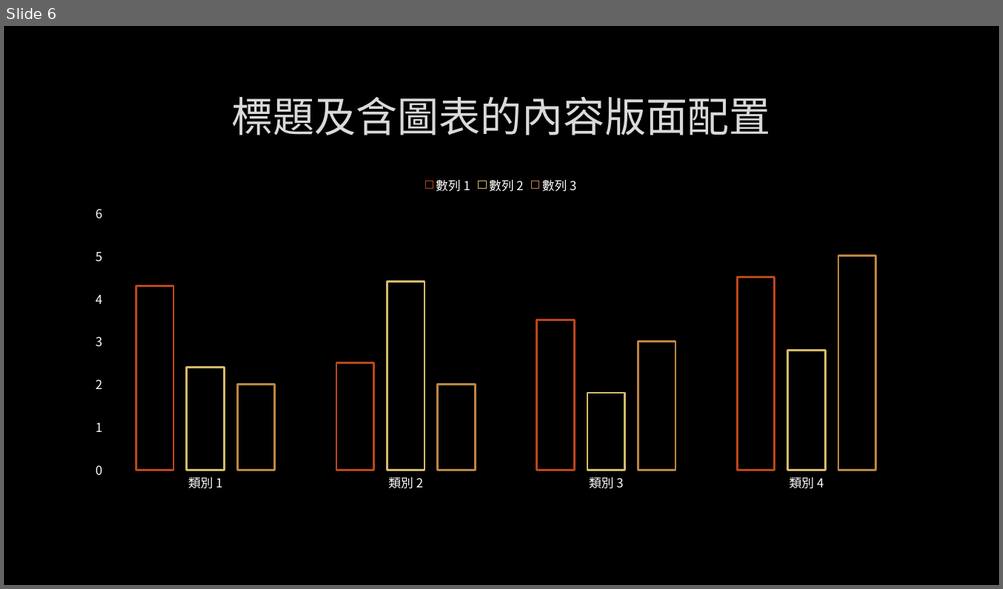
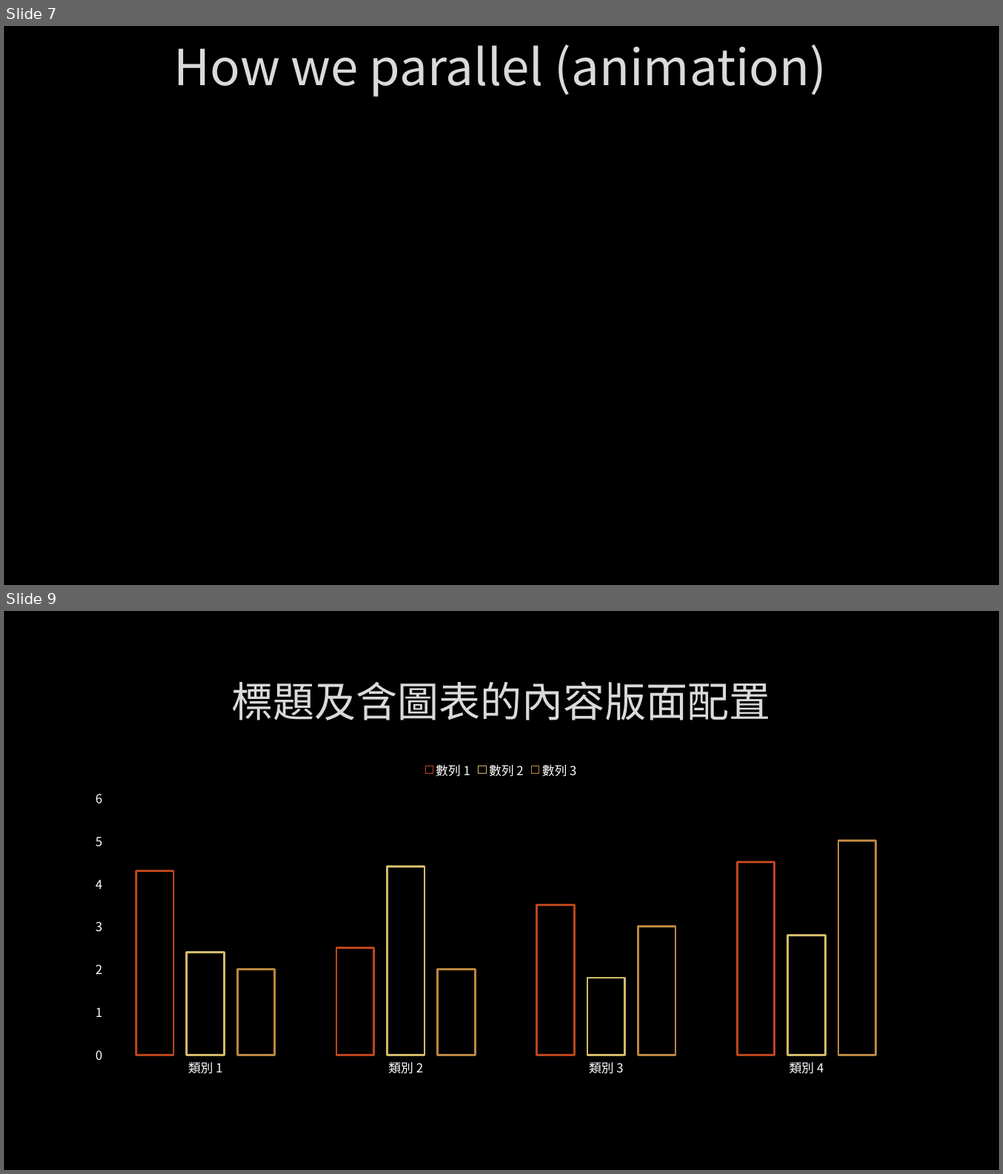
Before and after one commit to Alfons0329/Parallel_Programming_Fall_2018, a slide deck: Final Project/Report.pptx. Shown one above the other, each under a label of ours: slide 6 before the commit, slides 7 and 9 after it; the slides between them are not shown. The pictures are 1003x589 and 1003x1174 pixels, drawn with LibreOffice and Linux fonts; fonts in the diff are those of the drawing; background and template pictures are left out. Boxes give left, top, right and bottom in pixels: in the first picture for what was removed or moved away, otherwise in the second. Text is boxed around its words. In the diff, an @@ line names an element or a change of style, - is before the commit and + after.

```diff
--- a/Final Project/Report.pptx
+++ b/Final Project/Report.pptx
@@ slide 7 added at box(4, 26, 999, 585), background picture (left out) @@
@@ title added at box(174, 44, 826, 97), 48 pt, text #DADADA @@
+How we parallel (animation)
@@ what was slide 6 is now slide 9 @@
```
Also in this commit, not shown: 2 slides changed, 2 other slides added.
